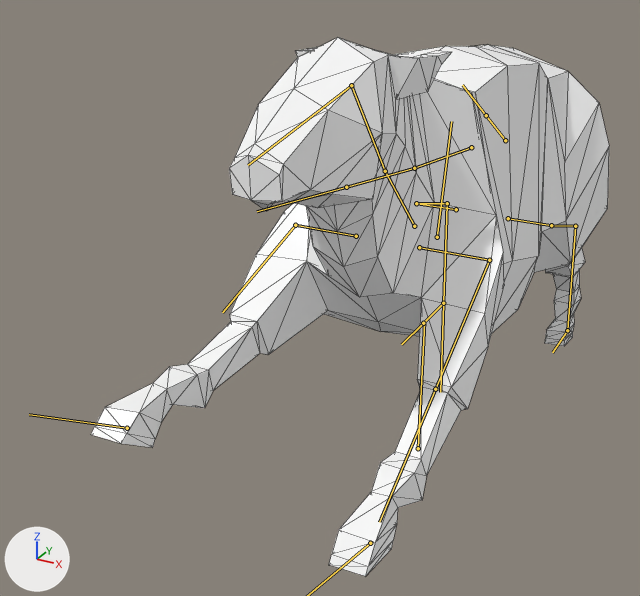
The glTF model assets/rig-a-jig/Sheep_skinned.glb as it was, and as the next commit left it.
Rendered twice from a camera (50 mm lens) standing at (2.87, -7.33, 5.12) and looking at (-0.74, -0.77, 1.85). The lights are fixed; the arrows at lower left show +X, +Y and +Z. The older version comes first. Both versions are drawn at frame 9 of the action 'Jump'; the numbers are the values there. The bones that change, and the others that lie on the model, are drawn over the model as lines. Mesh edges are drawn as thin lines.

Names of what the first picture shows: 'Sheep'.
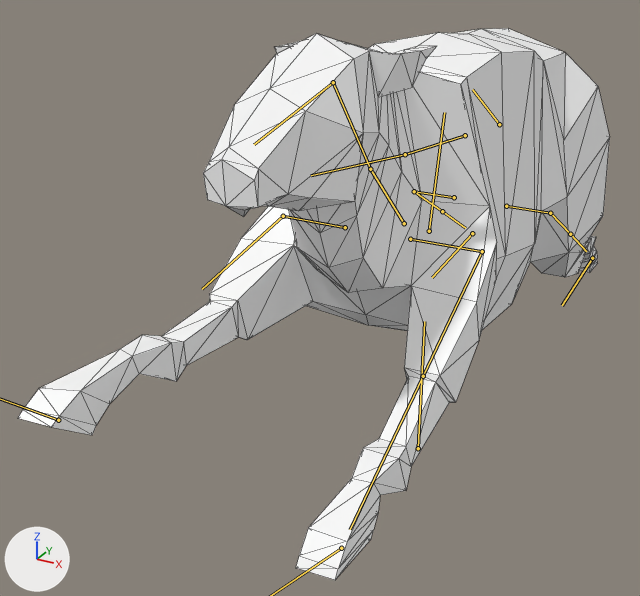
Boxes [x1, y1, x2, y2] around the edits, measured in the pictures (640 x 596 px):
'Sheep', posed (14% wider): before [91, 38, 609, 576]; after [18, 28, 610, 580]
bone 'Body', root to tip: before (437, 237) to (451, 121); after (429, 231) to (444, 112)
bone 'FrontLeg.R', root to tip: before (356, 236) to (295, 225); after (345, 227) to (283, 216)
bone 'BackLeg.R', root to tip: before (456, 209) to (416, 203); after (454, 197) to (414, 191)
bone 'BackLowLeg.R', root to tip: before (447, 203) to (443, 303); after (442, 211) to (465, 228)
bone 'FrontLeg.L', root to tip: before (419, 247) to (489, 260); after (410, 239) to (482, 251)
bone 'BackLeg.L', root to tip: before (508, 218) to (551, 225); after (506, 206) to (550, 213)
bone 'BackLowLeg.L', root to tip: before (575, 226) to (567, 330); after (570, 234) to (586, 251)
bone 'Back', root to tip: before (505, 140) to (486, 115); after (499, 124) to (472, 89)
bone 'Shoulders', root to tip: before (414, 226) to (385, 171); after (404, 223) to (370, 169)
bone 'BackFoot.R', root to tip: before (443, 303) to (423, 323); after (472, 233) to (432, 277)
bone 'BackFoot.L', root to tip: before (567, 330) to (552, 352); after (592, 258) to (562, 305)

The change in detail:
Bone 'FrontFoot.R' (bone_frontfoot_r) moves from (0.0, 2.11, -1.67) to (0.0, 2.72, -2.06).
Bone 'FrontFoot.R' (bone_frontfoot_r) turns from (-34, 0, 0) to (-41, 0, 0) degrees about its own x, y and z.
Bone 'Body' (bone_body) moves from (0.0, -0.04, -0.17) to (0.0, 0.09, 0.04).
Bone 'Body' (bone_body) turns from (-11, 0, 0) to (-12, 0, 0) degrees about its own x, y and z.
Bone 'FrontLeg.R' (bone_frontleg_r) turns from (0, 49, 0) to (0, 56, 0) degrees about its own x, y and z.
Bone 'BackLeg.R' (bone_backleg_r) moves from (0.03, 0.0, -0.19) to (0.11, 0.0, -0.31).
Bone 'BackLeg.R' (bone_backleg_r) turns from (0, -50, 0) to (0, -39, 0) degrees about its own x, y and z.
Bone 'BackLowLeg.R' (bone_backlowleg_r) turns from (-23, 0, 0) to (45, 0, 0) degrees about its own x, y and z.
Bone 'FrontLeg.L' (bone_frontleg_l) turns from (0, -35, 0) to (0, -39, 0) degrees about its own x, y and z.
Bone 'BackLeg.L' (bone_backleg_l) moves from (0.02, 0.0, 0.19) to (0.1, 0.0, 0.3).
Bone 'BackLeg.L' (bone_backleg_l) turns from (0, 49, 0) to (0, 38, 0) degrees about its own x, y and z.
Bone 'BackLowLeg.L' (bone_backlowleg_l) turns from (-21, 0, 0) to (45, 0, 0) degrees about its own x, y and z.
Bone 'Back' (bone_back) moves from (-0.01, 0.18, -0.34) to (0.0, 0.36, -0.42).
Bone 'Back' (bone_back) turns from (1, 2, -2) to (0, 0, 0) degrees about its own x, y and z.
Bone 'Shoulders' (bone_shoulders) moves from (-0.05, -0.51, 0.24) to (-0.04, -0.53, 0.2).
Bone 'Shoulders' (bone_shoulders) turns from (-10, 0, -1) to (-12, 0, -1) degrees about its own x, y and z.
Bone 'BackFoot.R' (bone_backfoot_r) moves from (0.0, -1.14, -0.28) to (0.0, -2.12, -0.95).
Bone 'BackFoot.R' (bone_backfoot_r) turns from (1, 0, 0) to (5, 0, 0) degrees about its own x, y and z.
Bone 'FrontFoot.L' (bone_frontfoot_l) moves from (0.0, 1.81, -1.13) to (0.0, 2.24, -1.4).
Bone 'FrontFoot.L' (bone_frontfoot_l) turns from (-15, 0, 0) to (-18, 0, 0) degrees about its own x, y and z.
Bone 'BackFoot.L' (bone_backfoot_l) moves from (0.0, -1.16, -0.26) to (0.0, -2.14, -0.88).
Bone 'BackFoot.L' (bone_backfoot_l) turns from (0, 0, 0) to (4, 0, 0) degrees about its own x, y and z.
